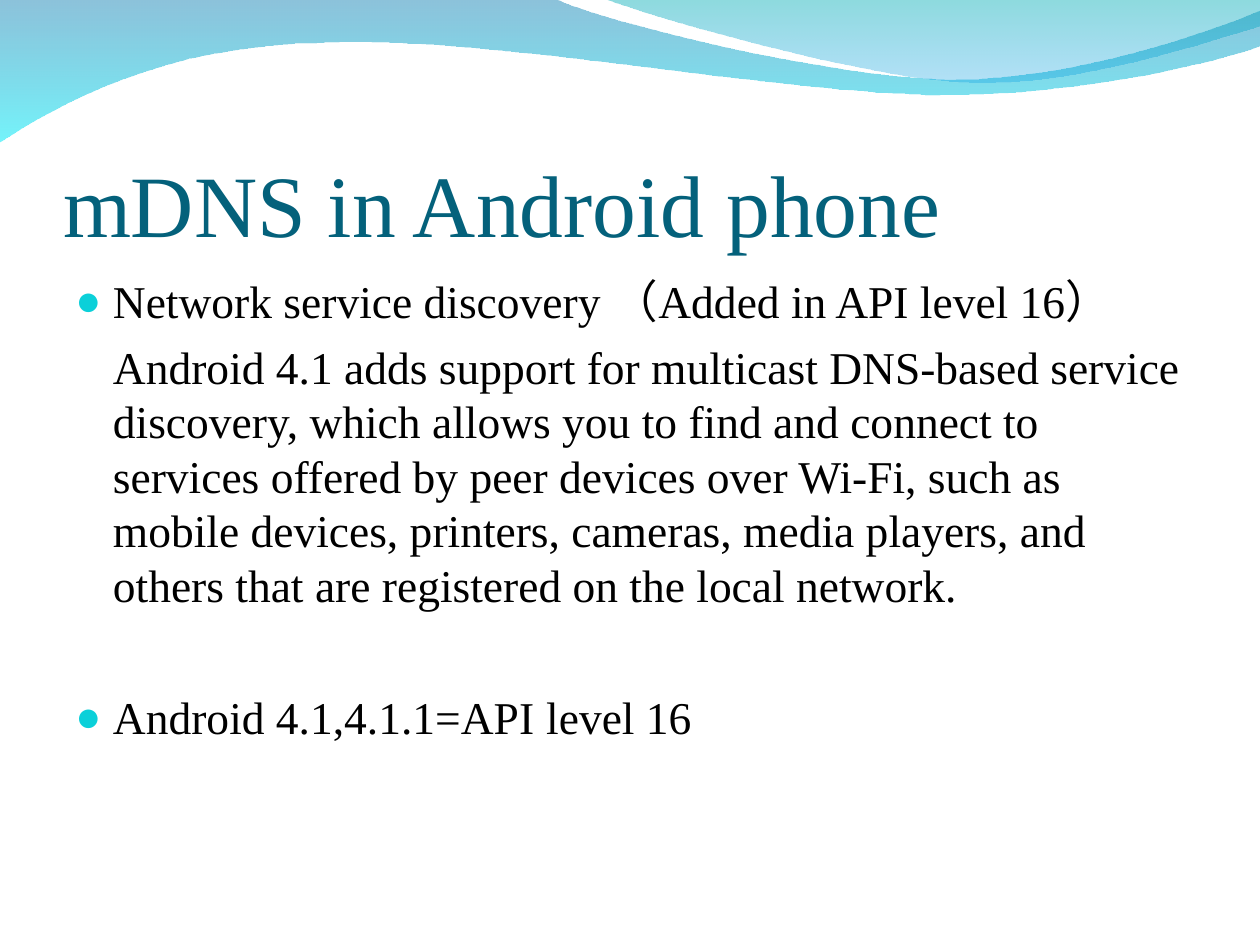
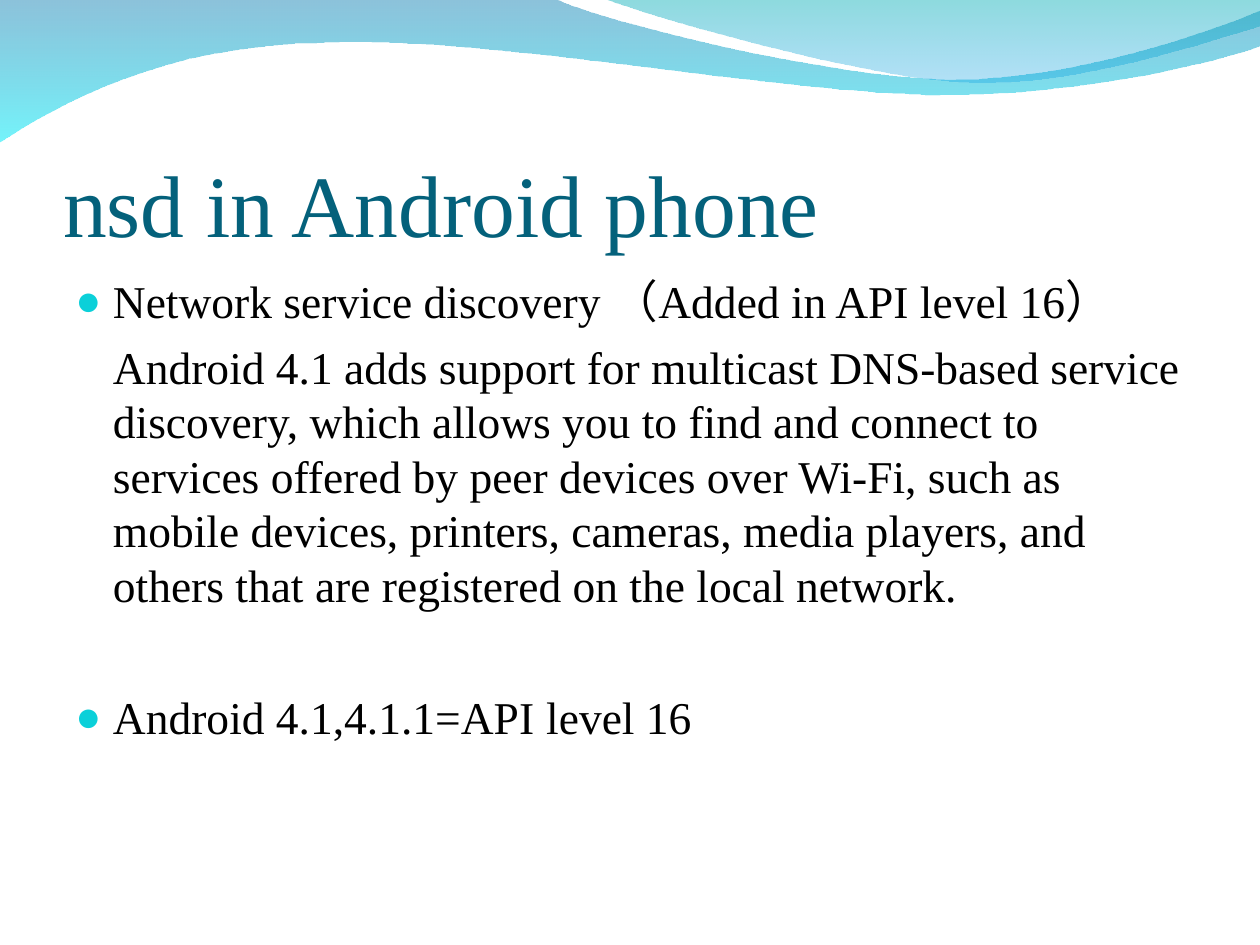
Before and after one commit to peter279k/regular_meeting, a slide deck: slide 8 of mDNS.ppt. Drawn at 1260x945 pixels with LibreOffice and Linux fonts; fonts in the diff are those of the drawing; background and template pictures are left out. Boxes give left, top, right and bottom in pixels: in the first picture for what was removed or moved away, otherwise in the second. Text is boxed around its words. In the diff, an @@ line names an element or a change of style, - is before the commit and + after.

```diff
--- a/mDNS.ppt
+++ b/mDNS.ppt
@@ title at [63, 176, 819, 253]: text changed @@
-mDNS in Android phone
+nsd in Android phone
```
Also in this commit, not shown: 5 other slides changed, 4 slides added, 1 slide removed.
